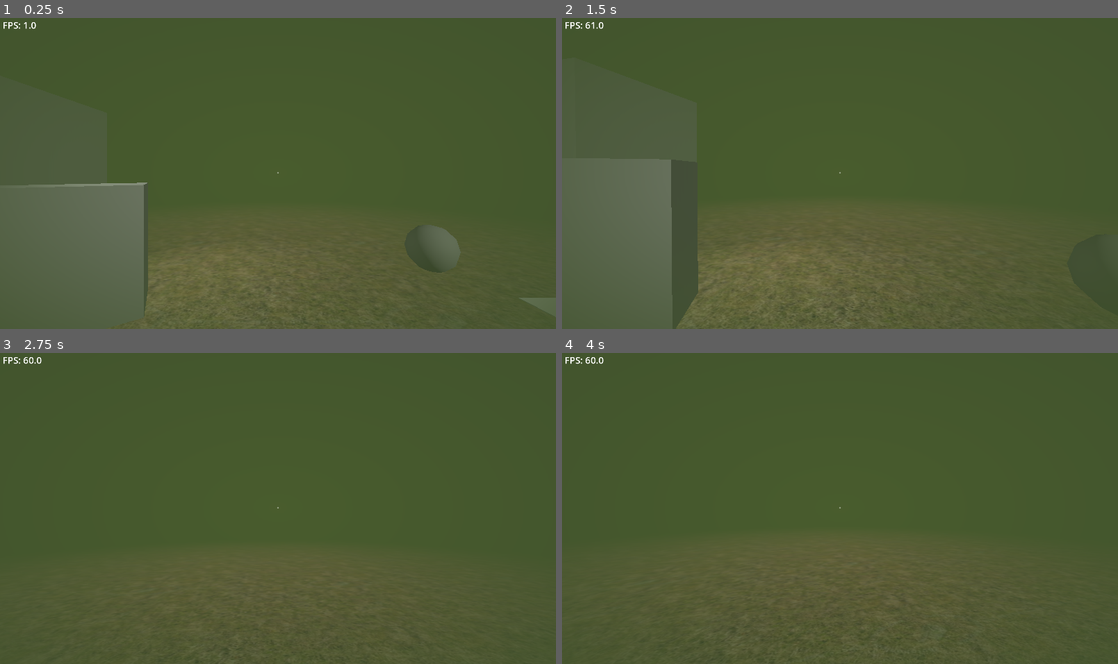
Above: before the commit, frames 1-4 (two rows, left to right).
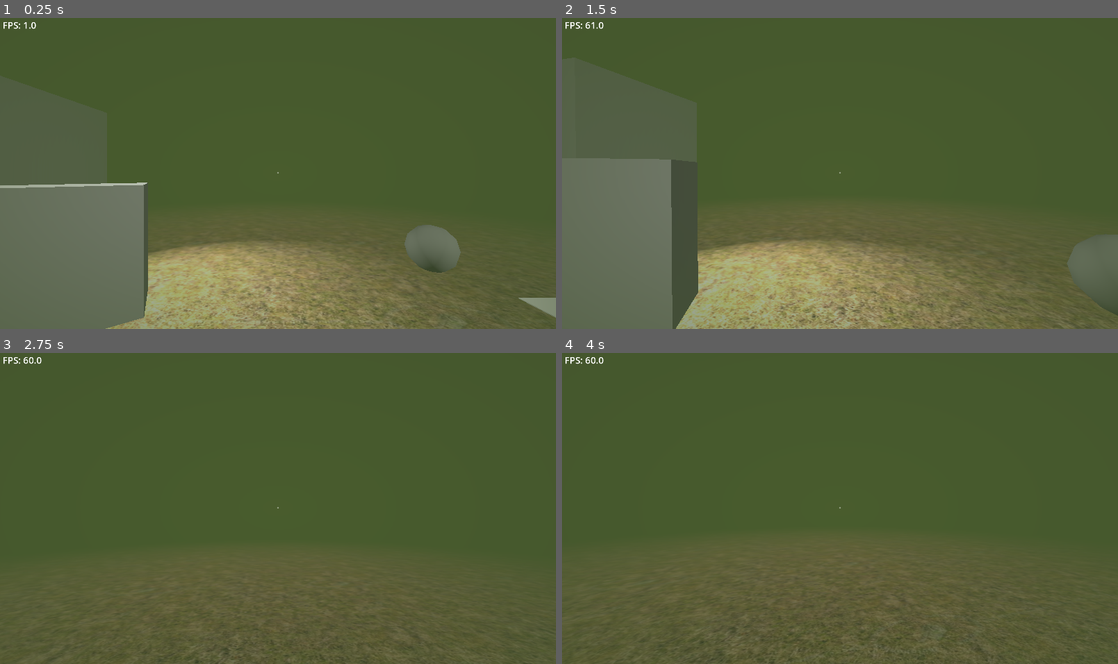
Above: after the commit, the same moments.

Repository: Sea-Men-Studios/Despair
Game: Godot game, scene res://scenes/test_environment.tscn
Two runs of this game, one before a commit and one after it. Both use one fixed random seed, a clock stepped at 60 frames per second and the inputs below. Sound files missing from this copy of the repository are replaced by a short silence.
Inputs (mouse positions are in pixels of both pictures, inside the frame that each line leads up to):
- Up to frame 1 (0.25 s): no input
- Up to frame 2 (1.5 s): tap Enter at 0.5 s; move the mouse to (867, 170) at 0.52 s; hold E (interact) 0.53-1.28 s; hold W (forwards) from 0.53 s (still down); click (867, 170) at 0.67 s; move the mouse to (812, 173) at 1.27 s; tap Q at 1.35 s
- Up to frame 3 (2.75 s): keep holding W (forwards); move the mouse to (289, 502) at 2.02 s; tap Shift at 2.1 s
- Up to frame 4 (4 s): keep holding W (forwards); move the mouse to (834, 511) at 2.77 s; tap Alt at 2.85 s; click (834, 511) at 2.92 s; move the mouse to (878, 511) at 3.52 s; hold E (interact) from 3.53 s (still down)

The runs differ from the first frame. In frame 1, 12% of the frame differs, in the area x 0-100%, y 52-100%; in frame 2, 15%, in the area x 20-100%, y 70-100%; in frame 3, less than 0.1%; in frame 4, less than 0.1%.

Commit message:
Minor changes

Diff:
--- a/scenes/Player.tscn
+++ b/scenes/Player.tscn
@@ -9,9 +9,9 @@
 
 [sub_resource type="ShaderMaterial" id="ShaderMaterial_qu4a1"]
 shader = ExtResource("3_mdl7e")
-shader_parameter/alpha = 1.58
-shader_parameter/inner_radius = -0.175
-shader_parameter/outer_radius = 2.95
+shader_parameter/alpha = 1.005
+shader_parameter/inner_radius = -0.305
+shader_parameter/outer_radius = 2.67
 shader_parameter/color = Vector3(0.254, 0.325, 0.176)
 
 [sub_resource type="StyleBoxFlat" id="StyleBoxFlat_70d11"]
--- a/scenes/test_environment.tscn
+++ b/scenes/test_environment.tscn
@@ -97,7 +97,7 @@
 
 [node name="SpotLight3D" type="SpotLight3D" parent="World" unique_id=339773691]
 transform = Transform3D(0.72228074, 0.2541985, -0.64319026, 0.6916, -0.2654752, 0.6717234, 0, -0.9300032, -0.36755136, -6.3404293, 6.6511602, -7.1096773)
-light_energy = 8.129
+light_energy = 50.0
 spot_range = 13.258465
 spot_angle = 30.109695
 
@@ -107,6 +107,11 @@
 
 [node name="CSGSphere3D" type="CSGSphere3D" parent="World/Object" unique_id=431777044]
 use_collision = true
+
+[node name="Prism2" type="CSGBox3D" parent="World" unique_id=1898726315]
+transform = Transform3D(1, 0, 0, 0, 1, 0, 0, 0, 1, -10.221624, 3.7913022, -7.639598)
+use_collision = true
+size = Vector3(5.2021484, 5.3620605, 3.7041016)
 
 [node name="Note" type="Node3D" parent="World" unique_id=101931614]
 transform = Transform3D(1, 0, 0, 0, -4.371139e-08, -1, 0, 1, -4.371139e-08, 3.5, 2.198248, -2.51)
@@ -121,11 +126,6 @@
 
 [node name="CollisionShape3D" type="CollisionShape3D" parent="World/Note/StaticBody3D" unique_id=728807953]
 shape = SubResource("BoxShape3D_83ng5")
-
-[node name="Prism2" type="CSGBox3D" parent="World" unique_id=1898726315]
-transform = Transform3D(1, 0, 0, 0, 1, 0, 0, 0, 1, -10.221624, 3.7913022, -7.639598)
-use_collision = true
-size = Vector3(5.2021484, 5.3620605, 3.7041016)
 
 [node name="MeshInstance3D" type="MeshInstance3D" parent="World" unique_id=575210740]
 transform = Transform3D(100, 0, 0, 0, 1, 0, 0, 0, 100, -0.034136176, 0.7149863, 0.022112608)
